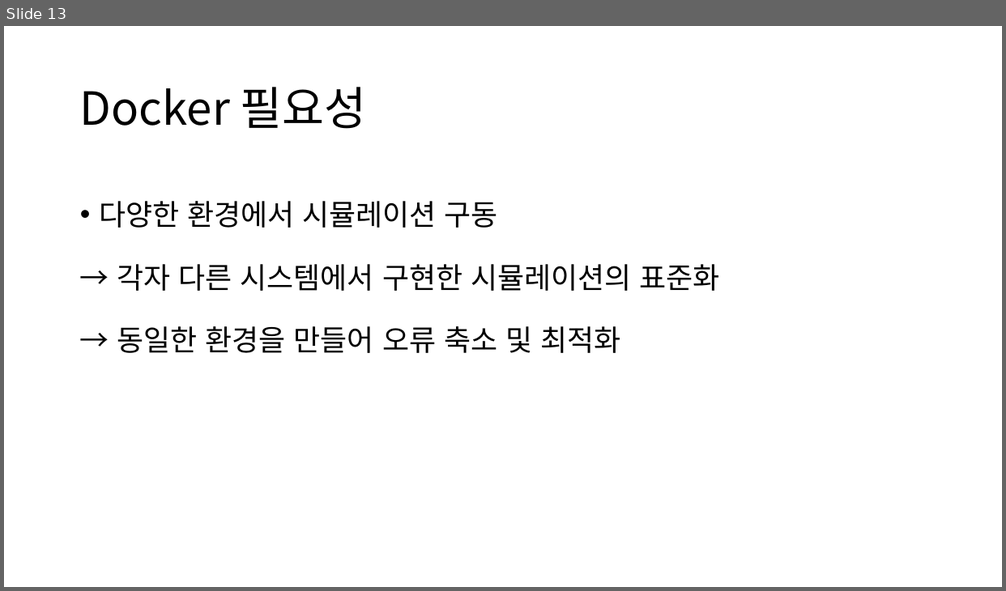
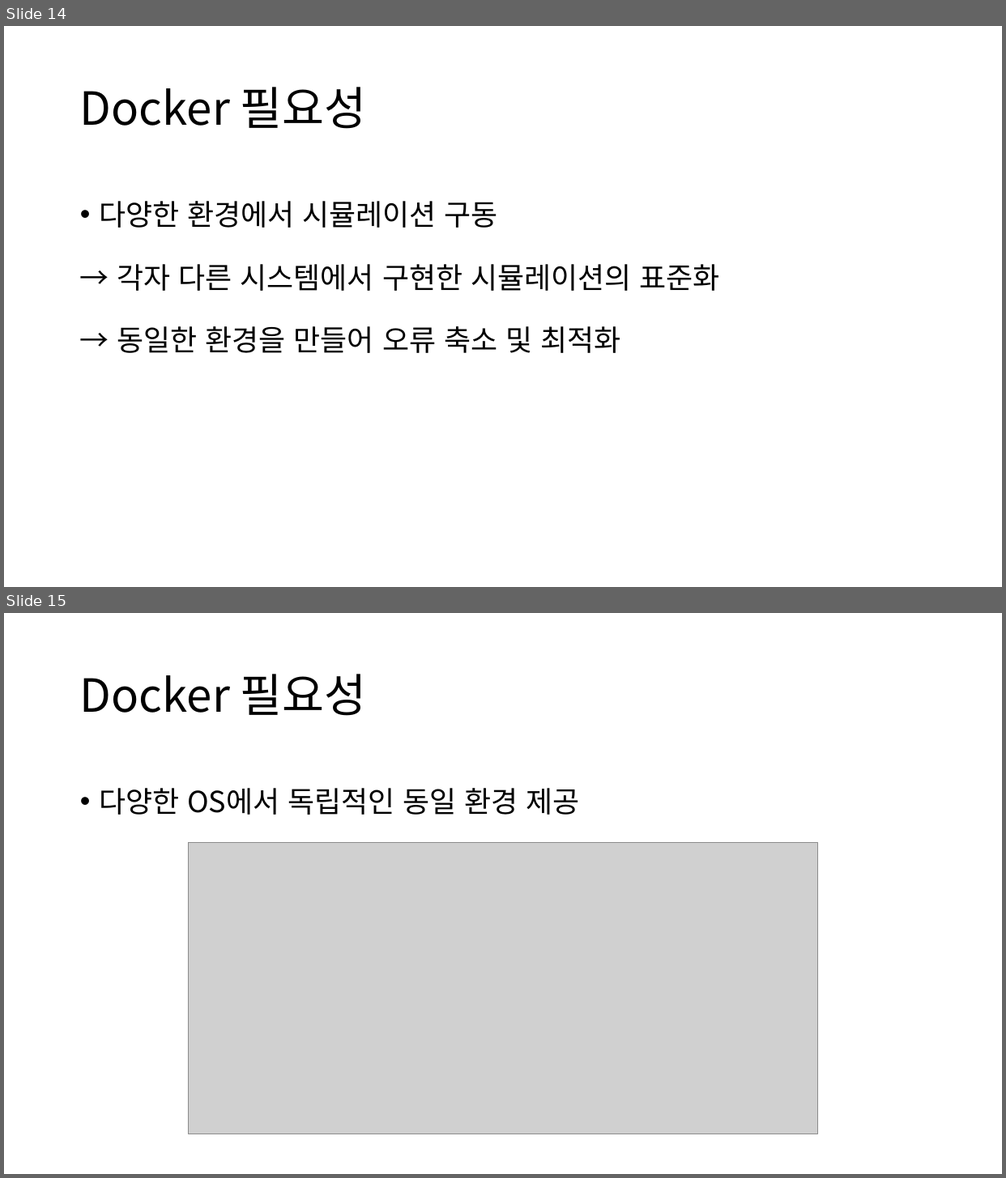
Before and after one commit to RoiDaeyoon/GDS, a slide deck: Git Docker Services.pptx. Shown one above the other, each under a label of ours: slide 13 before the commit, slides 14 and 15 after it. The pictures are 1006x591 and 1006x1178 pixels, drawn with LibreOffice and Linux fonts; fonts in the diff are those of the drawing; grey boxes stand for pictures. Boxes give left, top, right and bottom in pixels: in the first picture for what was removed or moved away, otherwise in the second. Text is boxed around its words. In the diff, an @@ line names an element or a change of style, - is before the commit and + after.

```diff
--- a/Git Docker Services.pptx
+++ b/Git Docker Services.pptx
@@ slide 15 added at [4,613,1002,1174], background #FFFFFF @@
@@ title added at [80,674,367,716], 44 pt, text #000000 @@
+Docker 필요성
@@ text added at [99,788,579,815], 28 pt, text #000000 @@
+• 다양한 OS에서 독립적인 동일 환경 제공
@@ picture added at [188,843,818,1135] @@
@@ what was slide 13 is now slide 14 @@
```
Also in this commit, not shown: 2 slides changed, 9 other slides added, 1 slide removed, 2 other files.
